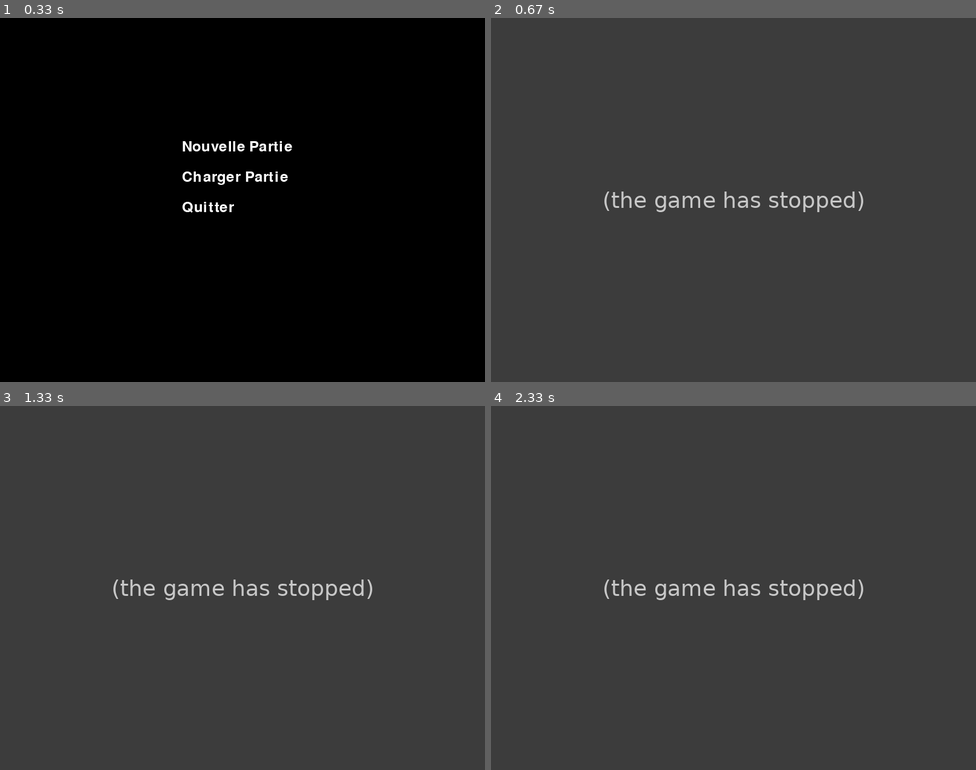
Above: before the commit, frames 1-4 (two rows, left to right).
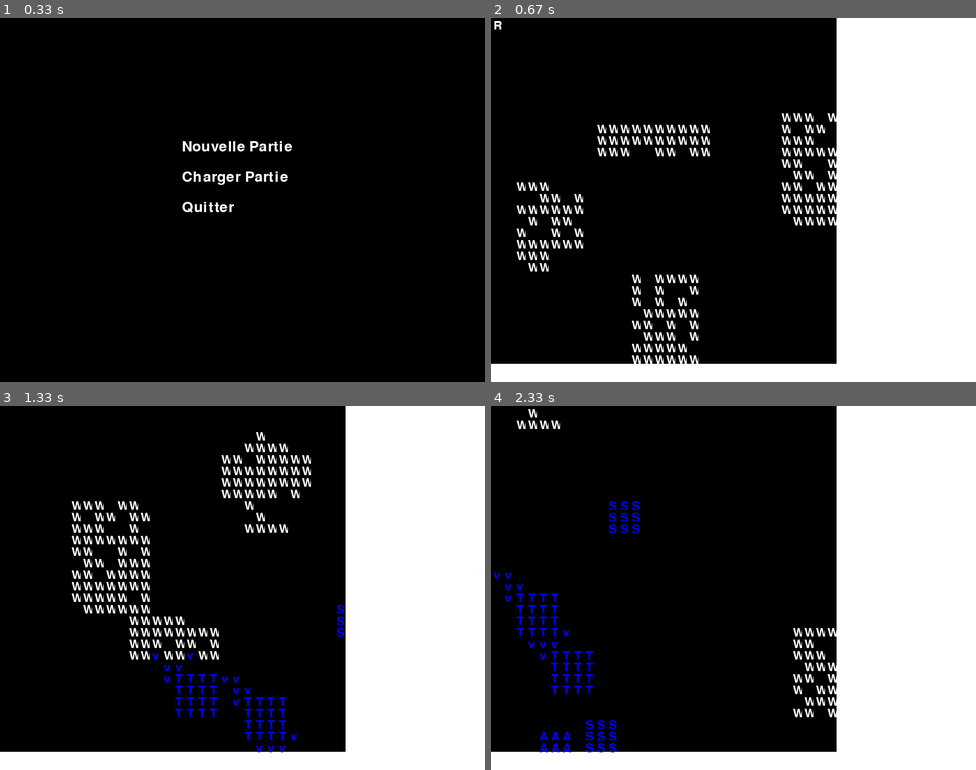
Above: after the commit, the same moments.

Repository: vstadle/AIge-of-EmpAIres
Game: pygame game, started from src/main.py
The game is run twice, just before and just after one commit, with the same random seed, the same clock (stepped at 60 frames per second) and the same inputs.
Inputs:
- Up to frame 1 (0.33 s): no input
- Up to frame 2 (0.67 s): click "Nouvelle Partie" at 0.38 s
- Up to frame 3 (1.33 s): hold D 0.67-1.13 s; hold D from 1.17 s (still down)
- Up to frame 4 (2.33 s): release D at 1.63 s; hold S 1.67-1.97 s; hold D from 2 s (still down)

Frame 1 is identical in both runs. In frame 2, 100% of the frame differs, in the area x 0-100%, y 0-100%; in frame 3, 100%; in frame 4, 100%.
Error before the commit: AttributeError: 'ControllerPlayer' object has no attribute 'getColor' (Map.py line 113); the game stopped at 0.38 s (later frames are placeholders)

Commit message:
ajout fonctionnalite de sauvegarde

Diff:
--- a/src/controller/ControllerMap.py
+++ b/src/controller/ControllerMap.py
@@ -41,7 +41,7 @@
 
         cpt = 0
         for i in position:
-            self.map.addBuilding(TownCenter(), int(i[0]), int(i[1]), lstPlayers[cpt])
+            self.map.addBuilding(TownCenter(), int(i[0]), int(i[1]), lstPlayers[cpt].getPlayer())
             lstPlayers[cpt].addBuildingInitialize(TownCenter(), int(i[0]), int(i[1]))
             cpt += 1
 
--- a/src/controller/ControllerPlayer.py
+++ b/src/controller/ControllerPlayer.py
@@ -203,7 +203,7 @@
 
     def addBuildingInitialize(self, building, x, y):
         self.player.addBuilding(building)
-        self.cmap.map.addBuilding(building, x, y, self)
+        self.cmap.map.addBuilding(building, x, y, self.player)
         building.setX(x)
         building.setY(y)
 
@@ -273,7 +273,7 @@
                     if abs(dx) == layer or abs(dy) == layer:
                         nx, ny = x + dx, y + dy
                         if self.cmap.map.is_free(nx,ny):
-                            self.cmap.map.addUnits(unit, nx, ny, self)
+                            self.cmap.map.addUnits(unit, nx, ny, self.player)
                             self.player.addUnit(unit)
                             placed = True
                             break
--- a/src/controller/UIHandler.py
+++ b/src/controller/UIHandler.py
@@ -119,7 +119,6 @@
                     cplayer.addUnitInitialize(Villager(), cplayer.getPlayer().getBuildings()[2])
 
             self.lstPlayers[0].addBuilding(Farm(), 10, 10)
-
             self.lstPlayers[0].trainArcher(self.lstPlayers[0].getPlayer().getBuildings()[7])
             self.lstPlayers[0].trainHorseman(self.lstPlayers[0].getPlayer().getBuildings()[6])
             self.lstPlayers[0].trainVillager(self.lstPlayers[0].getPlayer().getBuildings()[0])
